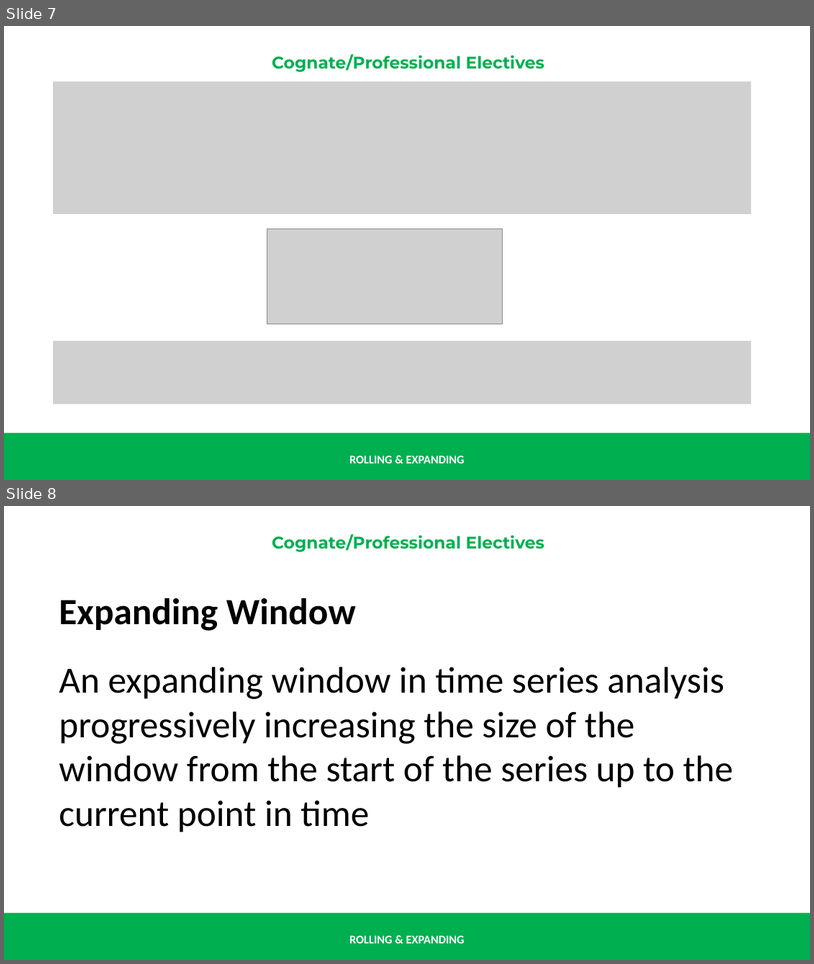
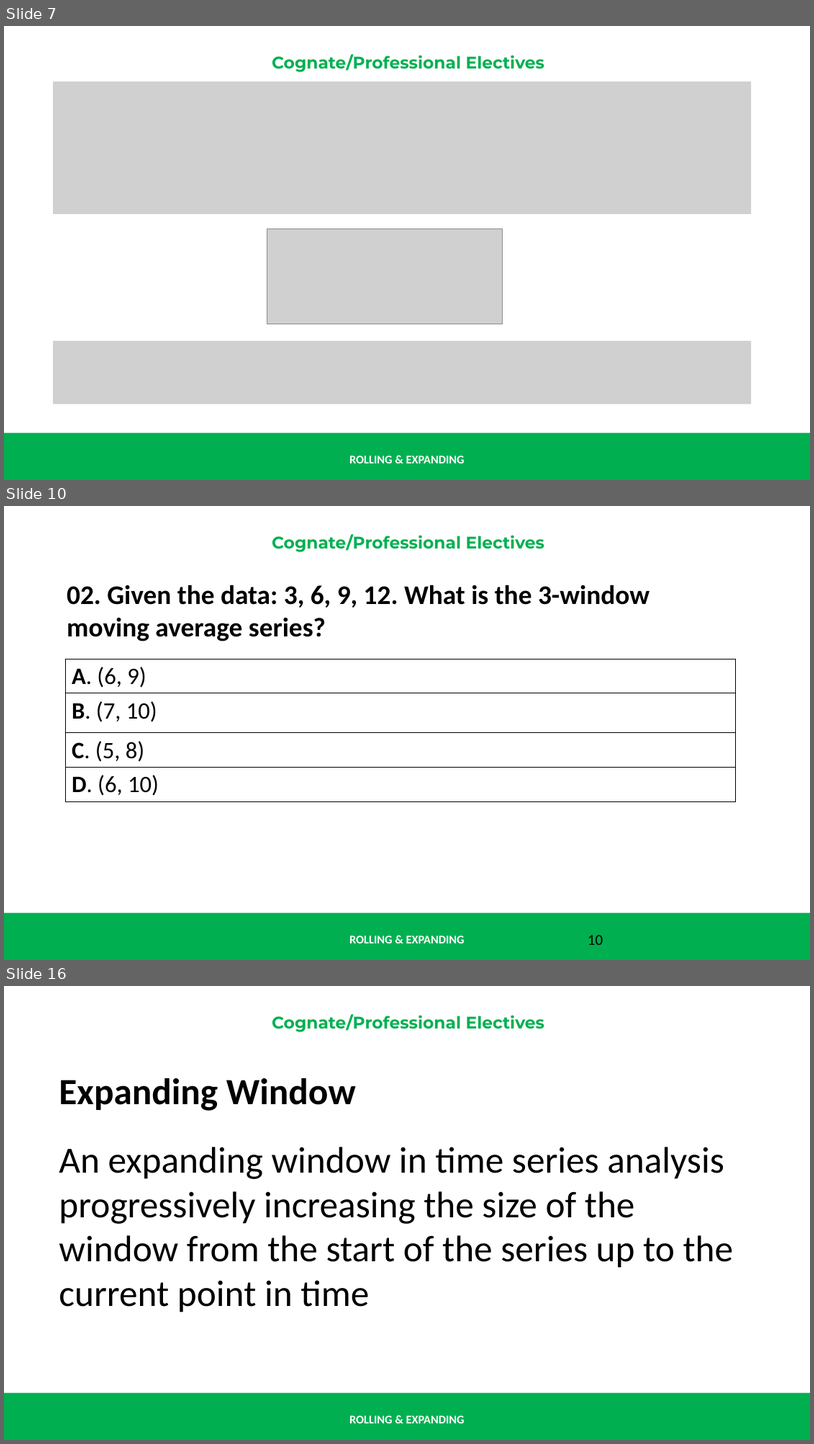
Before and after one commit to renatomaaliw3/public_files, a slide deck: CPE Electives (1 - 3)/01. Lectures Notebook/000. Presentations & Text Books/01. Presentation Slides/06.1 Rolling & Expanding.pptx. Shown one above the other, each under a label of ours: slides 7 and 8 before the commit, slides 7, 10 and 16 after it; the slides between them are not shown. The pictures are 814x964 and 814x1444 pixels, drawn with LibreOffice and Linux fonts; fonts in the diff are those of the drawing; grey boxes stand for pictures. Boxes give left, top, right and bottom in pixels: in the first picture for what was removed or moved away, otherwise in the second. Text is boxed around its words. In the diff, an @@ line names an element or a change of style, - is before the commit and + after.

```diff
--- a/CPE Electives (1 - 3)/01. Lectures Notebook/000. Presentations & Text Books/01. Presentation Slides/06.1 Rolling & Expanding.pptx
+++ b/CPE Electives (1 - 3)/01. Lectures Notebook/000. Presentations & Text Books/01. Presentation Slides/06.1 Rolling & Expanding.pptx
@@ slide 10 added at (4, 506, 810, 960), background #FFFFFF; not listed: 3 template elements that a slide beside it also shows @@
@@ text added at (67, 584, 650, 641), 32 pt, text #000000, bold @@
+02. Given the data: 3, 6, 9, 12. What is the 3-window moving average series?
@@ table added at (66, 659, 736, 802), 4 rows, 1 columns @@
+A. (6, 9)
+B. (7, 10)
+C. (5, 8)
+D. (6, 10)
@@ page number added at (588, 934, 603, 944), 18 pt, text #000000 @@
+10
@@ what was slide 8 is now slide 16 @@
```
Also in this commit, not shown: 9 other slides added, 1 other file.
